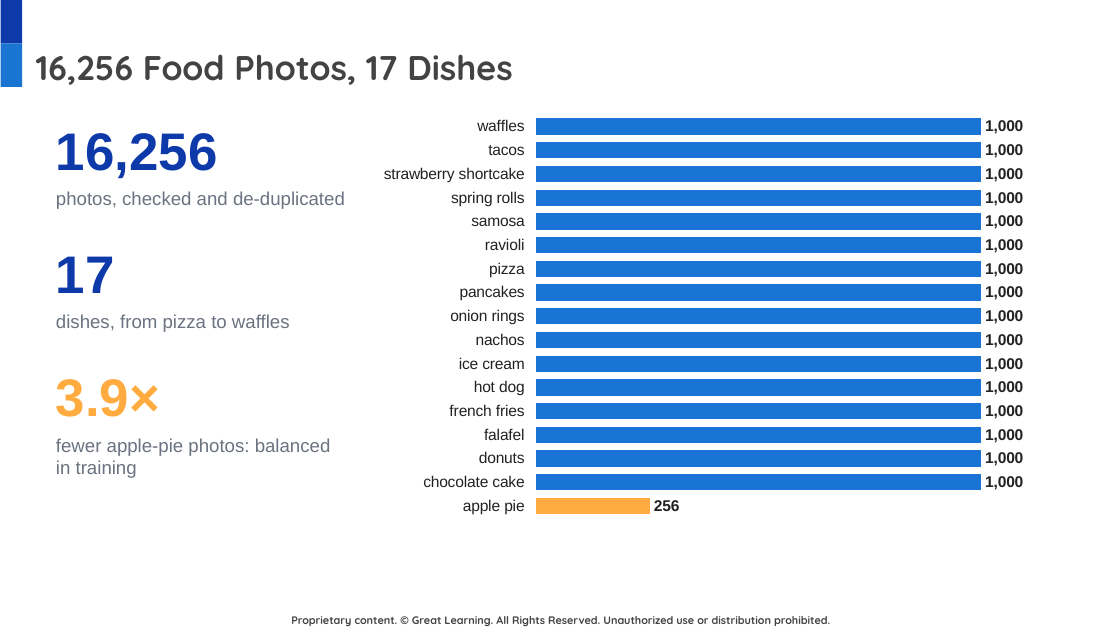
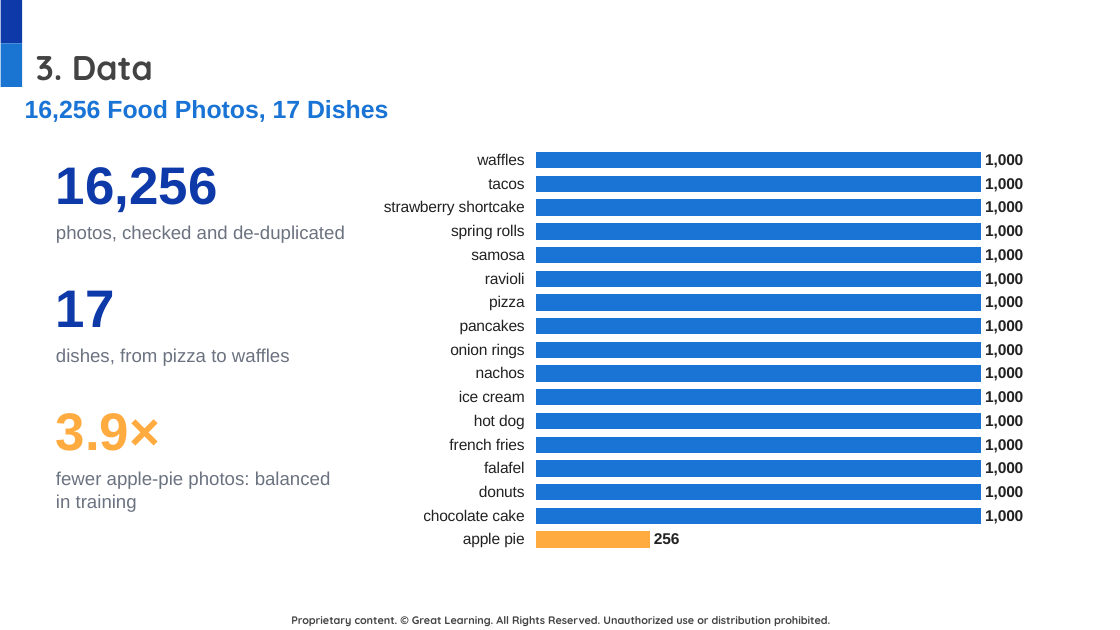
Before and after one commit to DatariusAI/nutriscan-food-detection, a slide deck: slide 5 of docs/NutriScan_Final_Presentation.pptx. Drawn at 1120x630 pixels with LibreOffice and Linux fonts; fonts in the diff are those of the drawing; background and template pictures are left out. Boxes give left, top, right and bottom in pixels: in the first picture for what was removed or moved away, otherwise in the second. Text is boxed around its words. In the diff, an @@ line names an element or a change of style, - is before the commit and + after.

```diff
--- a/docs/NutriScan_Final_Presentation.pptx
+++ b/docs/NutriScan_Final_Presentation.pptx
@@ title at [36,56,153,81]: text changed @@
-16,256 Food Photos, 17 Dishes
+3. Data
@@ text added at [25,100,388,122], 16 pt, text #1974D5, bold @@
+16,256 Food Photos, 17 Dishes
@@ 6 texts, 1 bar chart: place and size @@
-6 texts, 1 bar chart at [56,106,1075,526]
+6 texts, 1 bar chart at [56,140,1075,560]
```
Also in this commit, not shown: 11 other slides changed.
